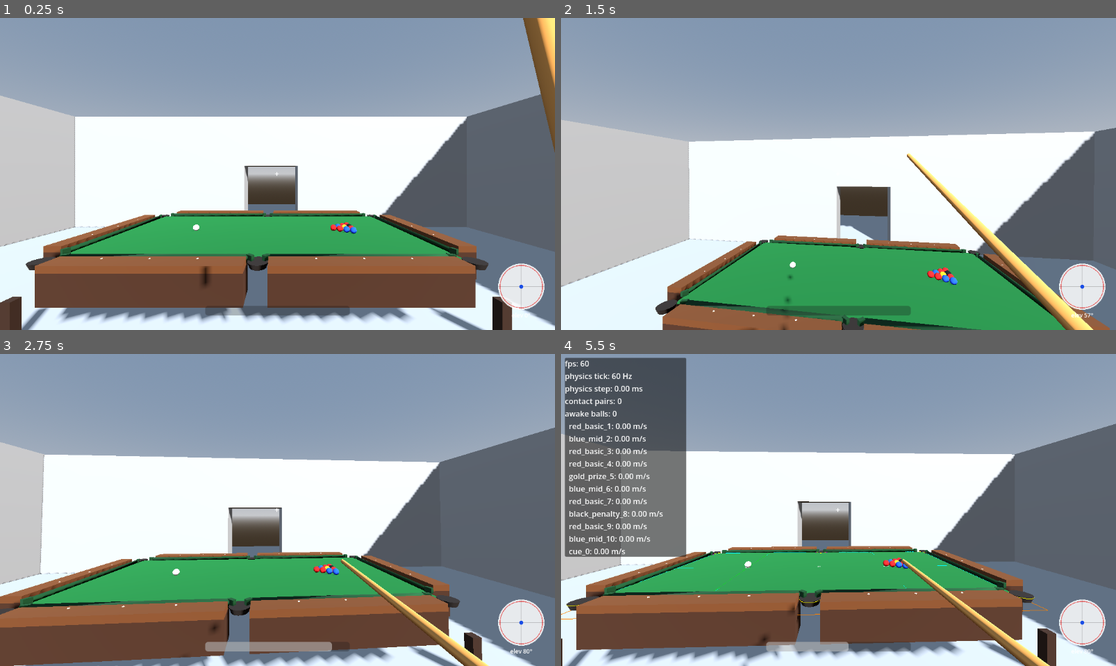
Above: before the commit, frames 1-4 (two rows, left to right).
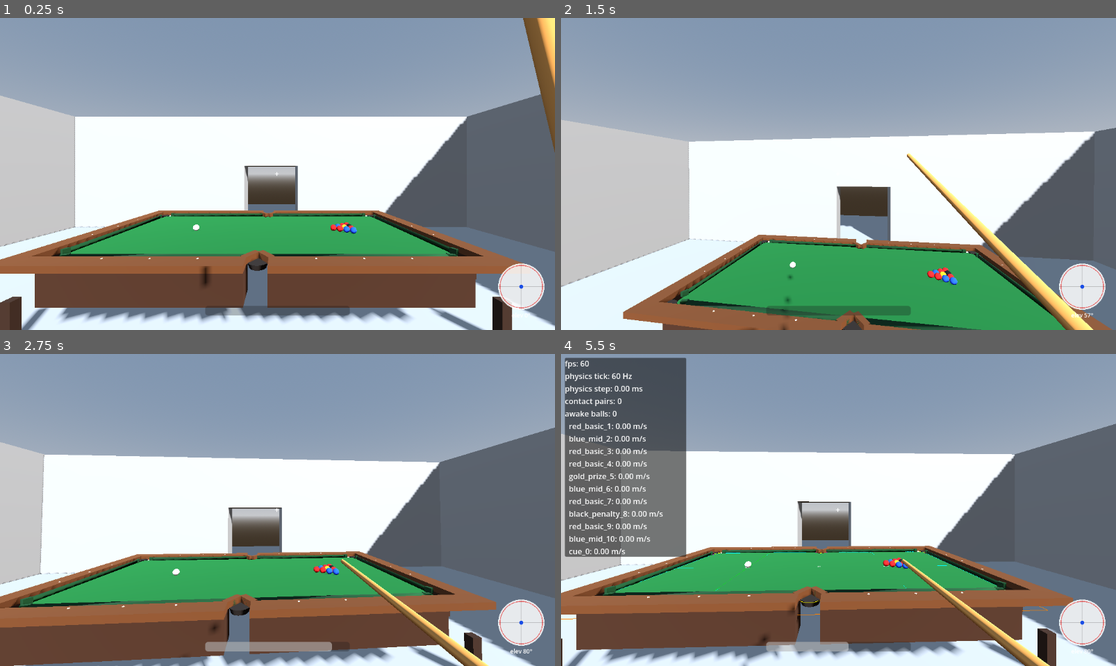
Above: after the commit, the same moments.

Repository: Cleans3/absolute-billiard
Game: Godot game, scene res://src/levels/MainLevel.tscn
Two runs of this game, one before a commit and one after it. Both use one fixed random seed, a clock stepped at 60 frames per second and the inputs below.
Inputs (mouse positions are in pixels of both pictures, inside the frame that each line leads up to):
- Up to frame 1 (0.25 s): no input
- Up to frame 2 (1.5 s): tap Enter at 0.5 s; move the mouse to (866, 174) at 0.52 s; hold Right mouse button (shoot) 0.53-1.28 s; hold E (elevate_up) from 0.53 s (still down); tap Space (jump) at 0.77 s; move the mouse to (810, 174) at 1.27 s; right-click (810, 174) at 1.35 s
- Up to frame 3 (2.75 s): keep holding E (elevate_up); tap Space (jump) at 1.52 s; move the mouse to (288, 503) at 2.02 s; hold Right mouse button (shoot) from 2.03 s (still down)
- Up to frame 4 (5.5 s): keep holding E (elevate_up); move the mouse to (832, 516) at 2.77 s; release Right mouse button (shoot) at 2.78 s; right-click (832, 516) at 2.85 s; tap Space (jump) at 3.02, 3.77, 4.52 s; move the mouse to (877, 513) at 3.52 s; hold Right mouse button (shoot) 3.53-4.28 s; tap F3 (debug_gizmos) at 4.15 s; move the mouse to (794, 506) at 4.27 s; right-click (794, 506) at 4.35 s; tap F1 (debug_hud) at 4.9 s; move the mouse to (844, 510) at 5.02 s; hold Right mouse button (shoot) from 5.03 s (still down)

The runs differ from the first frame. In frame 1, 1.4% of the frame differs, in the area x 0-95%, y 61-82%; in frame 2, 1.1%; in frame 3, 1.0%; in frame 4, 1.3%.

Commit message:
table_visuals: continuous rail frame around every pocket (T3.2/T3.3)
Wood rail blocks were only as long as their cushion-truncated segment, so
the frame stopped dead at each pocket mouth with a visible gap and a
liner cup floating disconnected below. The wood block's length is now
independent of the cushion's: at a corner-adjacent end it extends out to
the table's outer footprint (table_geometry.gd's rail topology is already
hardcoded by id everywhere else in this file/table_geometry.gd, so
matching on rail.id follows the existing pattern). Two adjacent rails'
extended blocks overlap along the gap square's outer edge but keep their
own cross-section width, so the union is an L-shaped picture frame with
no CSG, leaving a hole centred near the pocket open for the liner.

Side pockets already meet exactly at the mouth boundary (no length gap to
close); added a wood cap (_build_side_horn) at rail-top height along the
same direction as the existing rubber jaw-stub facing so the rail's flat
end-cap face doesn't read as the plank stopping dead.

Visual only: no collider, cushion, facing or drop-zone code touched;
probe.gd/geometry_probe.gd are unaffected and stay green. Deleted
PLANK_THICKNESS_RATIO (T1.5 leftover, never referenced anywhere).

Added src/tools/screenshot_table_int.gd (same one-shot precedent as
debug_screenshot.gd) for the T3.3 evidence screenshot from the player's
own MainLevel spawn with HUD + gizmos toggled on.

Diff:
--- a/src/gameplay/table/table_visuals.gd
+++ b/src/gameplay/table/table_visuals.gd
@@ -9,6 +9,17 @@
 ##   [0, cushion depth)        cushion wedge  — rubber, nose tall, sloping back to the cloth
 ##   [cushion depth, rail_width_m)  rail block — solid wood, full rail_height_m
 ## so the two never overlap and there is no gap between them.
+##
+## Pocket wrap (plan.md T3.2, visual only — no collider changes, cushions/facings/drop zones
+## unchanged): each rail block's wood is length-extended past its cushion-truncated end at a
+## corner (table_geometry.gd's `c`), all the way out to the table's outer footprint. Two
+## adjacent rails' extended blocks overlap along the outer edge of the corner square but each
+## keeps its own cross-section width, so their union is an L that leaves the inner square
+## nearest the pocket open — a picture-frame closing the two rails at 90° without covering the
+## mouth. Side pockets need no length extension (the two rails already meet exactly at the
+## mouth boundary); `_build_side_horn` caps each of those four rail ends with a short wood nub
+## along the same facing direction as the rubber jaw stub, so the flat end-cap face doesn't
+## read as the plank "just stopping".
 
 const CLOTH_COLOR := Color(0.05, 0.35, 0.15)
 const CUSHION_COLOR := Color(0.03, 0.22, 0.10)
@@ -18,7 +29,6 @@
 const SIGHT_COLOR := Color(0.92, 0.88, 0.75)
 const LINER_COLOR := Color(0.12, 0.09, 0.07)
 
-const PLANK_THICKNESS_RATIO := 0.25  # rail-top visual thickness as a fraction of rail_height_m
 const SIGHT_SIZE_RATIO := 0.35       # sight marker size as a multiple of ball radius
 
 
@@ -29,6 +39,11 @@
 		_build_rail_block(parent, spec, rail, y)
 		_build_facing_visual(parent, spec, rail.a, rail.facing_a, y)
 		_build_facing_visual(parent, spec, rail.b, rail.facing_b, y)
+		match rail.id:
+			&"rail_n_w", &"rail_s_w":
+				_build_side_horn(parent, spec, rail.b, rail.facing_b, y)
+			&"rail_n_e", &"rail_s_e":
+				_build_side_horn(parent, spec, rail.a, rail.facing_a, y)
 	for pos in layout.sights:
 		_build_sight(parent, spec, pos, y)
 	for pocket in layout.pockets:
@@ -70,18 +85,40 @@
 	parent.add_child(mesh)
 
 
+## The wood block's own length axis is independent of the cushion's — it is extended past a
+## corner-adjacent end (table_geometry.gd's `c` truncation) out to the table's outer footprint,
+## per the pocket-wrap design in the file header. Side-adjacent ends are left at the rail's own
+## a/b (the mouth boundary) since there is no gap to close there.
+static func _wood_extent(spec: TableSpec, rail: TableLayout.RailSegment) -> Array:
+	var hl := spec.length_m * 0.5
+	var hw := spec.width_m * 0.5
+	var rw := spec.rail_width_m
+	match rail.id:
+		&"rail_w", &"rail_e":
+			return [Vector3(rail.a.x, 0.0, -hw - rw), Vector3(rail.a.x, 0.0, hw + rw)]
+		&"rail_n_w", &"rail_s_w":
+			return [Vector3(-hl - rw, 0.0, rail.a.z), rail.b]
+		&"rail_n_e", &"rail_s_e":
+			return [rail.a, Vector3(hl + rw, 0.0, rail.b.z)]
+		_:
+			return [rail.a, rail.b]
+
+
 static func _build_rail_block(parent: Node3D, spec: TableSpec, rail: TableLayout.RailSegment, y: float) -> void:
 	var depth0 := _cushion_depth(spec)
 	var width := spec.rail_width_m - depth0
 	if width <= 0.0:
 		return
+	var ext := _wood_extent(spec, rail)
+	var a: Vector3 = ext[0]
+	var b: Vector3 = ext[1]
 	var mesh := MeshInstance3D.new()
 	mesh.name = "RailBlock_" + String(rail.id)
 	var box := BoxMesh.new()
-	box.size = Vector3(width, spec.rail_height_m, rail.a.distance_to(rail.b))
+	box.size = Vector3(width, spec.rail_height_m, a.distance_to(b))
 	mesh.mesh = box
 	mesh.material_override = _material(RAIL_COLOR)
-	var mid := (rail.a + rail.b) * 0.5
+	var mid := (a + b) * 0.5
 	var basis := TableGeometry.rail_basis(rail)
 	# local +X centre sits at depth0 + width/2, local +Y centre at rail_height_m/2 (block rests on cloth)
 	mesh.transform = Transform3D(basis, mid - rail.inward_normal * (depth0 + width * 0.5) + Vector3(0, y + spec.rail_height_m * 0.5, 0))
@@ -101,6 +138,25 @@
 	var z := dir.normalized()
 	var x := Vector3.UP.cross(z).normalized()
 	mesh.transform = Transform3D(Basis(x, Vector3.UP, z), at + z * length * 0.5 + Vector3(0, y + spec.cushion_nose_h_m * 0.5, 0))
+	parent.add_child(mesh)
+
+
+## Wood cap for a side-pocket-adjacent rail end (see file header) — same footprint/direction
+## as the rubber jaw stub above it, just full rail_height_m tall and RAIL_COLOR, so the rail
+## block's flat end-cap face doesn't read as the plank abruptly stopping.
+static func _build_side_horn(parent: Node3D, spec: TableSpec, at: Vector3, dir: Vector3, y: float) -> void:
+	if dir.is_zero_approx():
+		return
+	var mesh := MeshInstance3D.new()
+	mesh.name = "SideHorn"
+	var length := spec.ball_radius_m * TableBuilder.FACING_LENGTH_RATIO
+	var box := BoxMesh.new()
+	box.size = Vector3(spec.rail_width_m - _cushion_depth(spec), spec.rail_height_m, length)
+	mesh.mesh = box
+	mesh.material_override = _material(RAIL_COLOR)
+	var z := dir.normalized()
+	var x := Vector3.UP.cross(z).normalized()
+	mesh.transform = Transform3D(Basis(x, Vector3.UP, z), at + z * length * 0.5 + Vector3(0, y + spec.rail_height_m * 0.5, 0))
 	parent.add_child(mesh)
 
 
--- /dev/null
+++ b/src/tools/screenshot_table_int.gd
@@ -0,0 +1,38 @@
+extends SceneTree
+
+## One-shot: load MainLevel from the player's own spawn transform, toggle HUD + gizmos on
+## (same input-event precedent as debug_screenshot.gd), screenshot, quit (plan.md T3.3).
+##   DISPLAY=:0 godot --path . -s src/tools/screenshot_table_int.gd
+
+const OUT := "/home/cleanse/work/.herdr/adhoc-wip-table-ball/beta1/table_int.png"
+
+var _frames := 0
+var _scene: Node
+
+
+func _initialize() -> void:
+	_scene = load("res://src/levels/MainLevel.tscn").instantiate()
+	root.add_child(_scene)
+	current_scene = _scene
+	root.size = Vector2i(1280, 800)
+
+
+func _process(_delta: float) -> bool:
+	_frames += 1
+	if _frames == 10:
+		_press("debug_hud")
+		_press("debug_gizmos")
+	if _frames == 30:
+		var img := root.get_texture().get_image()
+		DirAccess.make_dir_recursive_absolute(OUT.get_base_dir())
+		var err := img.save_png(OUT)
+		print("save_png: ", error_string(err), " -> ", OUT)
+		quit()
+	return false
+
+
+func _press(action: String) -> void:
+	var ev := InputEventAction.new()
+	ev.action = action
+	ev.pressed = true
+	Input.parse_input_event(ev)
